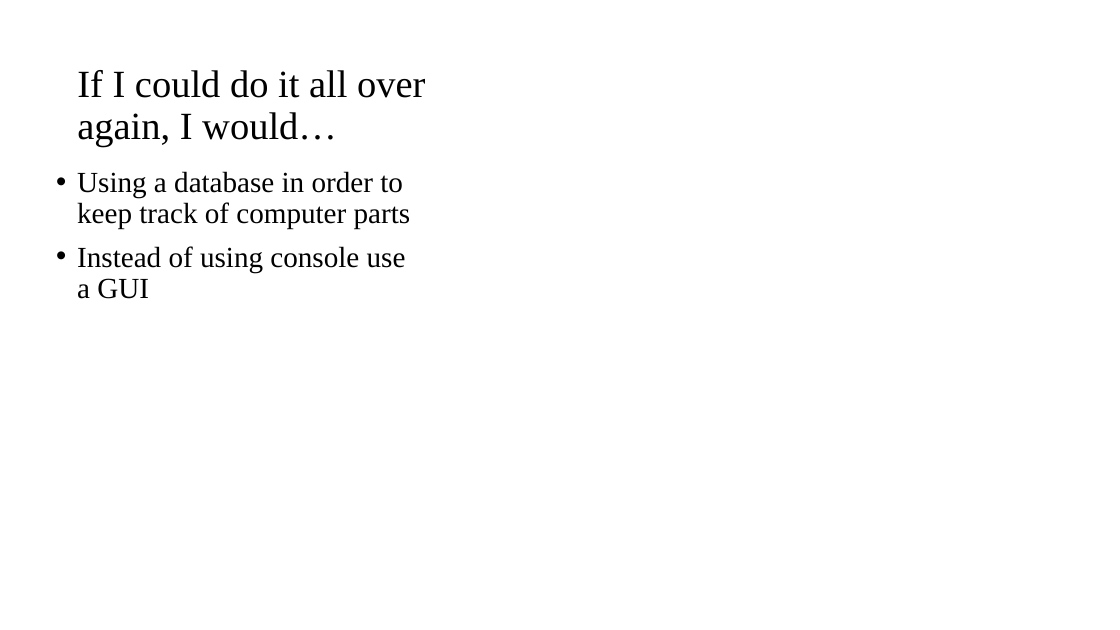
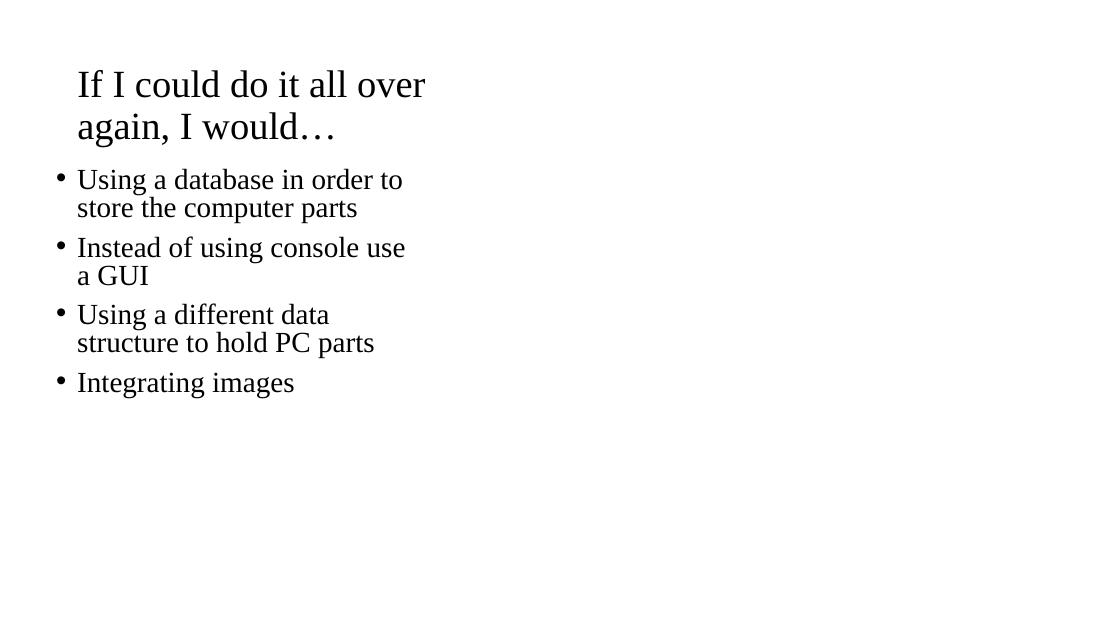
Before and after one commit to JordonBruton/BuildAComputerProgram-, a slide deck: slide 4 of presentation slide deck.pptx. Drawn at 1120x630 pixels with LibreOffice and Linux fonts; fonts in the diff are those of the drawing; background and template pictures are left out. Boxes give left, top, right and bottom in pixels: in the first picture for what was removed or moved away, otherwise in the second. Text is boxed around its words. In the diff, an @@ line names an element or a change of style, - is before the commit and + after.

```diff
--- a/presentation slide deck.pptx
+++ b/presentation slide deck.pptx
@@ text at box(77, 168, 403, 223): text changed @@
-• Using a database in order to keep track of computer parts
+• Using a database in order to store the computer parts
@@ text at box(77, 236, 406, 286): line spacing 0.9 to 0.8 @@
@@ text at box(77, 303, 375, 397): paragraphs added @@
+• Using a different data structure to hold PC parts
+• Integrating images
```
Also in this commit, not shown: 2 other slides changed, 11 other files.
